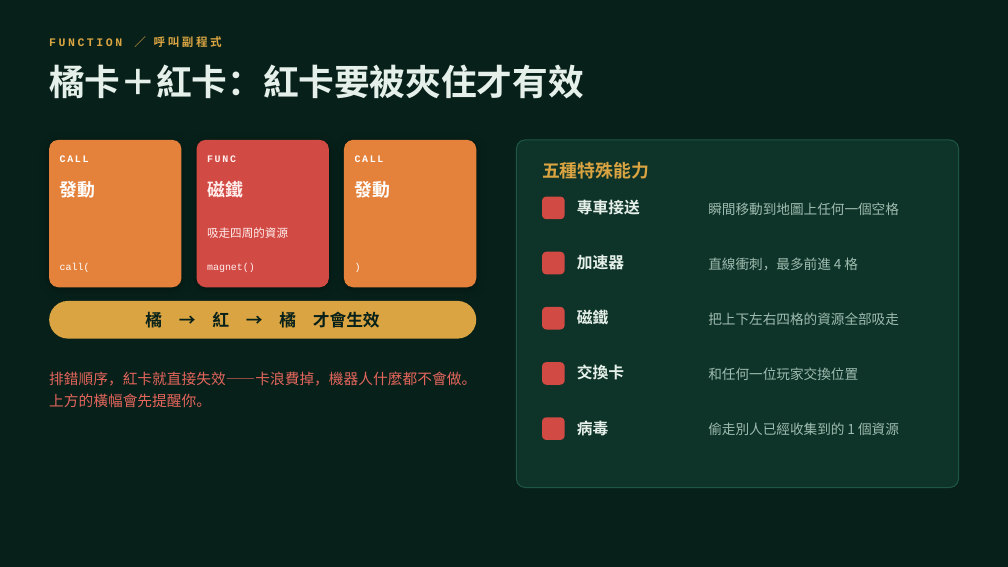
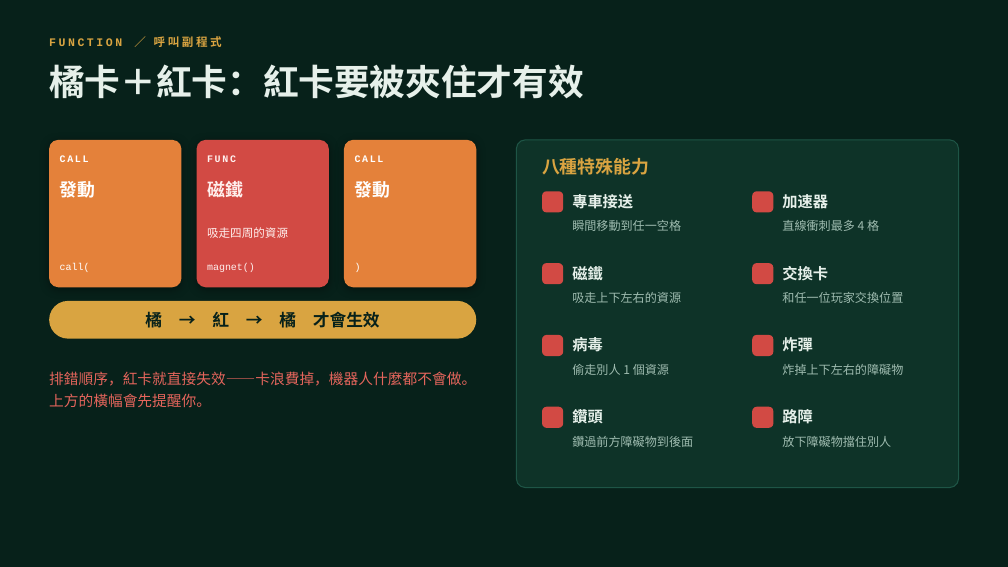
Before and after one commit to jack1214w/robot-city, a slide deck: slide 9 of 機器人蓋城市-遊戲規則.pptx. Drawn at 1008x567 pixels with LibreOffice and Linux fonts; fonts in the diff are those of the drawing. Boxes give left, top, right and bottom in pixels: in the first picture for what was removed or moved away, otherwise in the second. Text is boxed around its words. In the diff, an @@ line names an element or a change of style, - is before the commit and + after.

```diff
--- a/機器人蓋城市-遊戲規則.pptx
+++ b/機器人蓋城市-遊戲規則.pptx
@@ text at box(542, 158, 649, 175): text changed @@
-五種特殊能力
+八種特殊能力
@@ rounded rectangle: place and size @@
-rounded rectangle at box(542, 197, 565, 219)
+rounded rectangle at box(542, 191, 563, 212)
@@ rounded rectangle: place and size @@
-rounded rectangle at box(542, 252, 565, 274)
+rounded rectangle at box(752, 191, 774, 212)
@@ text "加速器": place and size @@
-text "加速器" at box(577, 255, 624, 270)
+text "加速器" at box(782, 192, 828, 212)
@@ text at box(572, 220, 681, 231): text changed; size 13 to 11.5 pt @@
-瞬間移動到地圖上任何一個空格
+瞬間移動到任一空格
@@ text at box(782, 220, 879, 231): text changed; size 13 to 11.5 pt @@
-直線衝刺，最多前進 4 格
+直線衝刺最多 4 格
@@ rounded rectangle: place and size @@
-rounded rectangle at box(542, 307, 565, 330)
+rounded rectangle at box(542, 263, 563, 284)
@@ text "磁鐵": place and size @@
-text "磁鐵" at box(577, 308, 608, 329)
+text "磁鐵" at box(572, 263, 602, 283)
@@ proportions changed in 5 elements at box(542, 191, 563, 212), box(542, 263, 563, 284), box(542, 335, 563, 356), box(752, 191, 774, 212), box(752, 263, 774, 284) @@
@@ rounded rectangle: place and size @@
-rounded rectangle at box(542, 362, 565, 385)
+rounded rectangle at box(752, 263, 774, 284)
@@ size 15 to 14.5 pt in 5 elements at box(572, 194, 633, 209), box(572, 263, 602, 283), box(572, 335, 602, 355), box(782, 192, 828, 212), box(782, 266, 828, 281) @@
@@ text "交換卡": place and size @@
-text "交換卡" at box(577, 364, 624, 380)
+text "交換卡" at box(782, 266, 828, 281)
@@ text at box(572, 292, 681, 303): text changed; size 13 to 11.5 pt @@
-把上下左右四格的資源全部吸走
+吸走上下左右的資源
@@ text at box(782, 292, 903, 303): text changed; size 13 to 11.5 pt @@
-和任何一位玩家交換位置
+和任一位玩家交換位置
@@ rounded rectangle: place and size @@
-rounded rectangle at box(542, 417, 565, 440)
+rounded rectangle at box(542, 335, 563, 356)
@@ text "病毒": place and size @@
-text "病毒" at box(577, 418, 608, 439)
+text "病毒" at box(572, 335, 602, 355)
@@ rounded rectangle added at box(752, 335, 774, 356), fill #D24A44 @@
@@ text added at box(782, 337, 812, 352), 14.5 pt, text #E6F0EA, bold @@
+炸彈
@@ text at box(572, 364, 669, 375): text changed; size 13 to 11.5 pt @@
-偷走別人已經收集到的 1 個資源
+偷走別人 1 個資源
@@ text added at box(782, 364, 903, 375), 11.5 pt, text #9FBCB0 @@
+炸掉上下左右的障礙物
@@ rounded rectangle added at box(542, 407, 563, 428), fill #D24A44 @@
@@ text added at box(572, 407, 602, 427), 14.5 pt, text #E6F0EA, bold @@
+鑽頭
@@ rounded rectangle added at box(752, 407, 774, 428), fill #D24A44 @@
@@ text added at box(782, 407, 812, 427), 14.5 pt, text #E6F0EA, bold @@
+路障
@@ text added at box(572, 436, 693, 447), 11.5 pt, text #9FBCB0 @@
+鑽過前方障礙物到後面
@@ text added at box(782, 436, 891, 447), 11.5 pt, text #9FBCB0 @@
+放下障礙物擋住別人
```
Also in this commit, not shown: 4 other slides changed, 4 other files.
